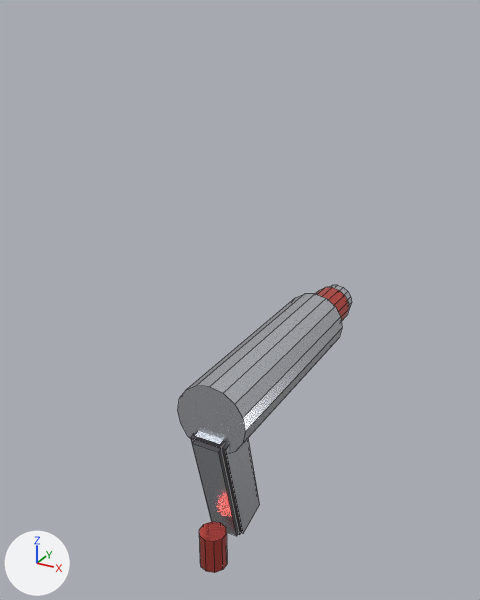
One commit to the FBX model Assets/Resources/F1Crew/Prop_WheelGun.fbx: the scene before it, then after it.
Camera for both pictures: a 50 mm lens placed at (0.271, -0.486, 0.385), pointed at (-0.02, 0.042, 0.121). Lighting does not change. The marker at lower left points along +X, +Y and +Z. The first picture is the older version. Mesh edges are drawn as thin lines.

The older version as bpy lines, for what is in view:
```python
me_prop_wheelgun = bpy.data.meshes.new('Prop_WheelGun')
me_prop_wheelgun.from_pydata(...)  # 148 vertices, 96 faces; spans x -0.036..0.036, y -0.064..0.265, z -0.13..0.076
# faces by material slot: [42, 24, 30]
me_prop_wheelgun.materials.append(mat_mat_prop_aluminum)  # white #dde1e7
me_prop_wheelgun.materials.append(mat_mat_prop_rubbergrip)  # dark grey #505055
me_prop_wheelgun.materials.append(mat_mat_prop_anodizedred)  # red #ed6159
ob_prop_wheelgun = bpy.data.objects.new('Prop_WheelGun', me_prop_wheelgun)
ob_prop_wheelgun.location = (0.0, 0.0, 0.0)
```
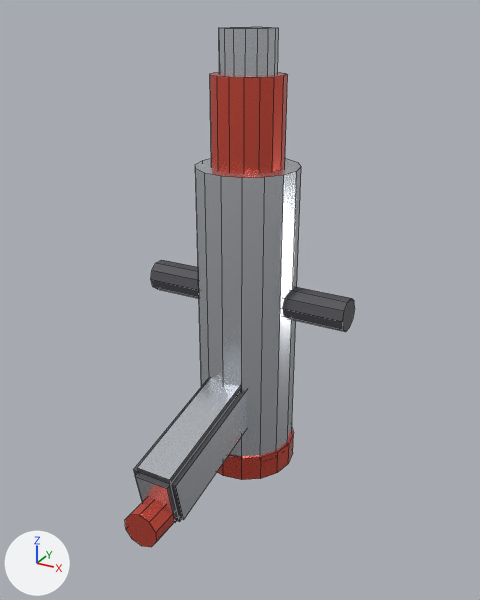
Changed parts and their boxes [x1, y1, x2, y2] in the pictures (480 x 600 px; the box of a moved part takes in the faces that stretch with it):
```json
{"object": "Prop_WheelGun", "change": "reshaped", "before": [178, 285, 352, 573], "after": [125, 27, 355, 547], "on screen": "32% wider, 80% taller"}
{"part": 1, "of": "me_prop_wheelgun", "change": "added", "after": [125, 498, 175, 547], "on screen": "red"}
{"part": 2, "of": "me_prop_wheelgun", "change": "added", "after": [195, 158, 301, 457]}
{"part": 3, "of": "me_prop_wheelgun", "change": "moved or reshaped", "before": [315, 287, 349, 321], "after": [210, 72, 288, 174]}
{"part": 4, "of": "me_prop_wheelgun", "change": "added", "after": [219, 27, 279, 77]}
{"part": 5, "of": "me_prop_wheelgun", "change": "added", "after": [217, 429, 293, 480], "on screen": "red"}
{"part": 6, "of": "me_prop_wheelgun", "change": "added", "after": [151, 260, 355, 332]}
{"part": 7, "of": "me_prop_wheelgun", "change": "added", "after": [133, 378, 246, 522]}
{"part": 8, "of": "me_prop_wheelgun", "change": "deleted", "before": [329, 285, 352, 308], "on screen": "mostly hidden"}
{"part": 9, "of": "me_prop_wheelgun", "change": "deleted", "before": [191, 431, 260, 536]}
{"part": 10, "of": "me_prop_wheelgun", "change": "deleted", "before": [199, 522, 227, 573], "on screen": "red"}
{"part": 11, "of": "me_prop_wheelgun", "change": "deleted", "before": [178, 294, 342, 454]}
```

The change, as JSON lines over the scene's bpy script:
```json
{"block": "me_prop_wheelgun", "where": "# used by ob_prop_wheelgun; location = (0.0, 0.0, 0.0)"}
{"op": "remove", "block": "me_prop_wheelgun", "code": "me_prop_wheelgun.from_pydata(...)  # 148 vertices, 96 faces; spans x -0.036..0.036, y -0.064..0.265, z -0.13..0.076"}
{"op": "add", "block": "me_prop_wheelgun", "code": "me_prop_wheelgun.from_pydata(...)  # 200 vertices, 126 faces; spans x -0.1..0.1, y -0.16..0.068, z -0.038..0.37"}
{"block": "me_prop_wheelgun", "change": "me_prop_wheelgun part 1: a new loose piece, a 10-sided cylinder along y spanning x -0.015..0.015, y -0.16..-0.12, z -0.016..0.016, in mat_mat_prop_anodizedred (red #f36150)"}
{"block": "me_prop_wheelgun", "change": "me_prop_wheelgun part 2: a new loose piece, a 16-sided cylinder along z spanning x -0.046..0.046, y -0.026..0.066, z -0.02..0.26, in mat_mat_prop_aluminum (white #e2e6ec)"}
{"block": "me_prop_wheelgun", "change": "me_prop_wheelgun part 3: the loose piece of 32 vertices spanning x -0.024..0.024, y 0.175..0.245, z 0.016..0.064 is turned -90 degrees about the x axis through its middle and scaled by 1.3, then moved by (0.0, -0.19, 0.25)"}
{"block": "me_prop_wheelgun", "change": "me_prop_wheelgun part 4: a new loose piece, a 16-sided cylinder along z spanning x -0.024..0.024, y -0.004..0.044, z 0.33..0.37, in mat_mat_prop_aluminum (white #e2e6ec)"}
{"block": "me_prop_wheelgun", "change": "me_prop_wheelgun part 5: a new loose piece, a 16-sided cylinder along z spanning x -0.048..0.048, y -0.028..0.068, z -0.038..-0.013, in mat_mat_prop_anodizedred (red #f36150)"}
{"block": "me_prop_wheelgun", "change": "me_prop_wheelgun part 6: a new loose piece, a 10-sided cylinder along x spanning x -0.1..0.1, y 0.005..0.035, z 0.126..0.154, in mat_mat_prop_rubbergrip (dark grey #505055)"}
{"block": "me_prop_wheelgun", "change": "me_prop_wheelgun part 7: a new loose piece of 32 vertices spanning x -0.021..0.021, y -0.143..0.003, z -0.009..0.069"}
{"block": "me_prop_wheelgun", "change": "me_prop_wheelgun part 8: the loose piece of 32 vertices spanning x -0.02..0.02, y 0.235..0.265, z 0.02..0.06 is deleted"}
{"block": "me_prop_wheelgun", "change": "me_prop_wheelgun part 9: the loose piece of 32 vertices spanning x -0.019..0.019, y -0.06..0.02, z -0.113..0.033 is deleted"}
{"block": "me_prop_wheelgun", "change": "me_prop_wheelgun part 10: the loose piece of 20 vertices spanning x -0.013..0.013, y -0.064..-0.036, z -0.13..-0.09 is deleted"}
{"block": "me_prop_wheelgun", "change": "me_prop_wheelgun part 11"}
{"block": "me_prop_wheelgun", "change": "32 vertices are removed from x -0.036..0.036, y -0.05..0.19, z 0.004..0.076"}
{"block": "me_prop_wheelgun", "change": "18 faces are deleted"}
```
